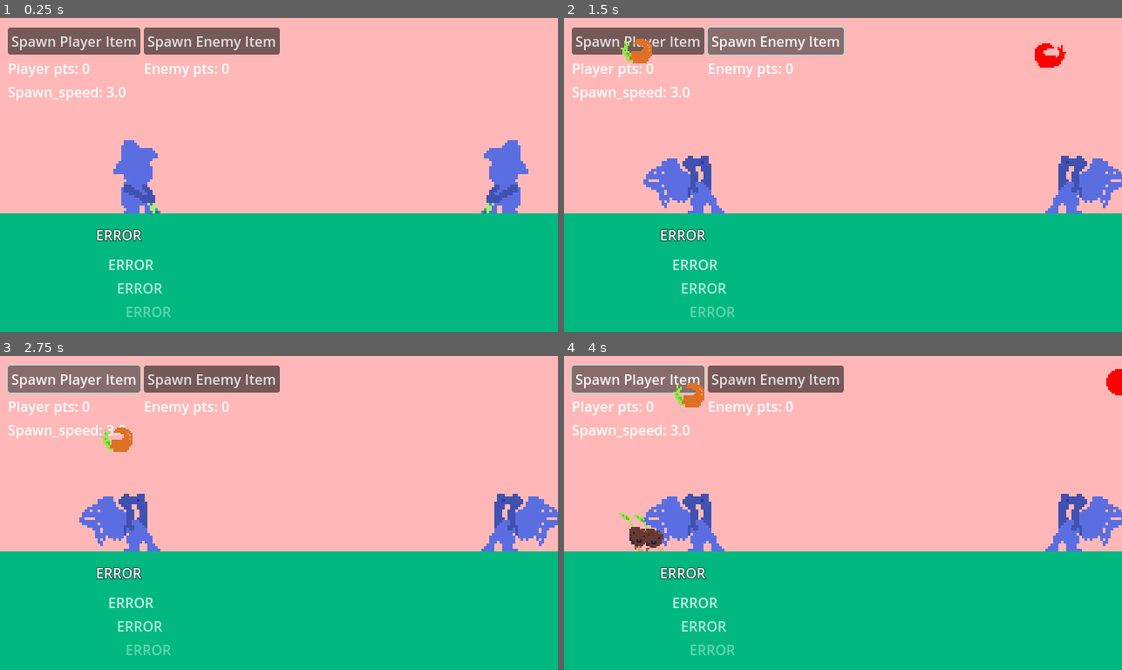
Above: before the commit, frames 1-4 (two rows, left to right).
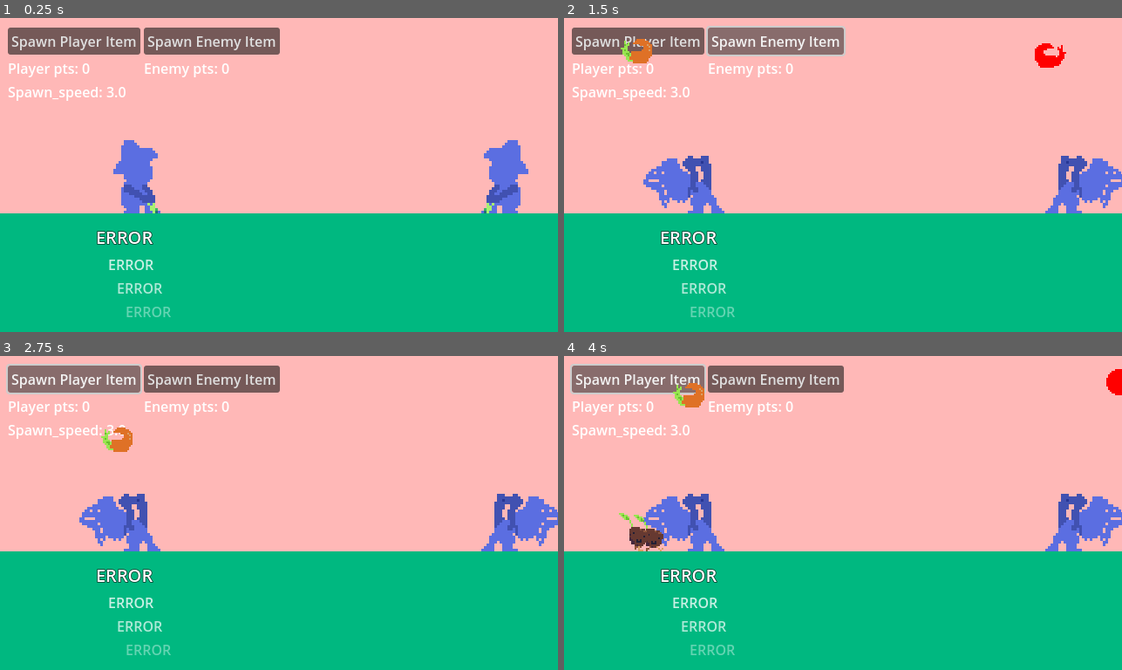
Above: after the commit, the same moments.

Repository: a3leong/farm-fiesta
Game: Godot game, scene res://main.tscn
The game is run twice, just before and just after one commit, with the same random seed, the same clock (stepped at 60 frames per second) and the same inputs.
Inputs:
- Up to frame 1 (0.25 s): no input
- Up to frame 2 (1.5 s): click "Spawn Player Item" at 0.5 s; click "Spawn Enemy Item" at 1.25 s
- Up to frame 3 (2.75 s): click "Spawn Player Item" at 2 s
- Up to frame 4 (4 s): click "Spawn Enemy Item" at 2.75 s; click "Spawn Player Item" at 3.5 s

The runs differ from the first frame. In frame 1, 0.4% of the frame differs, in the area x 17-28%, y 67-73%; in frame 2, 0.4%; in frame 3, 0.4%; in frame 4, 0.4%.
Error before the commit: Attempt to call function 'get_line' in base 'null instance' on a null instance. (res://globals/word_list.gd:15)
Error after the commit: Attempt to call function 'get_line' in base 'null instance' on a null instance. (res://globals/word_list.gd:16)

Commit message:
fix: code cleanup

Diff:
--- a/classes/Player/player.gd
+++ b/classes/Player/player.gd
@@ -28,7 +28,7 @@
 	_update_label()
 
 func _load_word():
-	var new_word: String = word_list.get_word()
+	var new_word = word_list.get_word()
 	new_word = new_word.to_upper()
 	word_queue.push_back(new_word)
 
--- a/classes/Player/player.tscn
+++ b/classes/Player/player.tscn
@@ -96,12 +96,12 @@
 
 [node name="CurrentWord" type="RichTextLabel" parent="WordContainer"]
 clip_contents = false
-custom_minimum_size = Vector2(150, 30)
+custom_minimum_size = Vector2(50, 30)
 layout_mode = 2
-size_flags_vertical = 4
 theme_override_colors/default_color = Color(1, 1, 1, 1)
 theme_override_colors/font_outline_color = Color(0, 0, 0, 0.709804)
 theme_override_constants/outline_size = 3
+theme_override_font_sizes/normal_font_size = 20
 bbcode_enabled = true
 text = "Test text"
 autowrap_mode = 0
--- a/globals/word_list.gd
+++ b/globals/word_list.gd
@@ -2,19 +2,21 @@
 
 var word_array: Array[String] = []
 var word_list_size = 0 # Is actually the size-1 because 0 index and this is used for access
+const MAX_LENGTH: int = 7
 
 func _init():
 	_load_words()
 
 func _load_words() -> void:
 	var file = FileAccess.open("res://assets/dictionary/word_list.txt", FileAccess.READ)
-	var word_line
+	var word_line: String
 
 	# We won't parse any of that data but instead do it on demand and let the calling class handle it
 	while true:
 		word_line = file.get_line()
-		word_array.push_back(word_line)
-		word_list_size += 1
+		if word_line.length() <= MAX_LENGTH:
+			word_array.push_back(word_line)
+			word_list_size += 1
 		if file.eof_reached():
 			break
 
--- a/main.gd
+++ b/main.gd
@@ -58,10 +58,10 @@
 func _on_enemy_farmer_pick_timer_timeout():
 	# Attempt to randomize to simulate player input
 	var spawn_chance = 3 # Spawn chance is spawn_chance-1/spawn_chance
-	var shouldSpawnEnemy = randi() % spawn_chance # Gives random value of either 0-2
-	if shouldSpawnEnemy != 0:
-		var unitTypeInt = randi() % UnitTypeEnum.VALUES.size()
-		$Enemy.spawn_unit(UnitTypeEnum.VALUES.values()[unitTypeInt])
+	var should_spawn_enemy = randi() % spawn_chance # Gives random value of either 0-2
+	if should_spawn_enemy != 0:
+		var unit_type_idx = randi() % UnitTypeEnum.VALUES.size()
+		$Enemy.spawn_unit(UnitTypeEnum.VALUES.values()[unit_type_idx])
 
 func _on_player_unit_spawned(spawned_scene):
 	spawned_scene.unit_collide.connect(_on_unit_collide)
